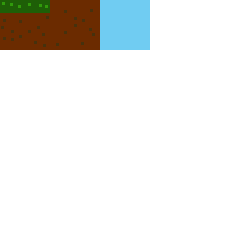
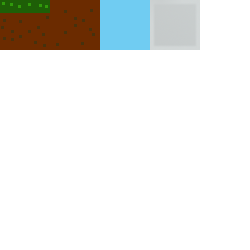
Layered file, before and after one edit (250×250). Changes by layer:
painted on "Background" over <box>150,0,200,50</box>
